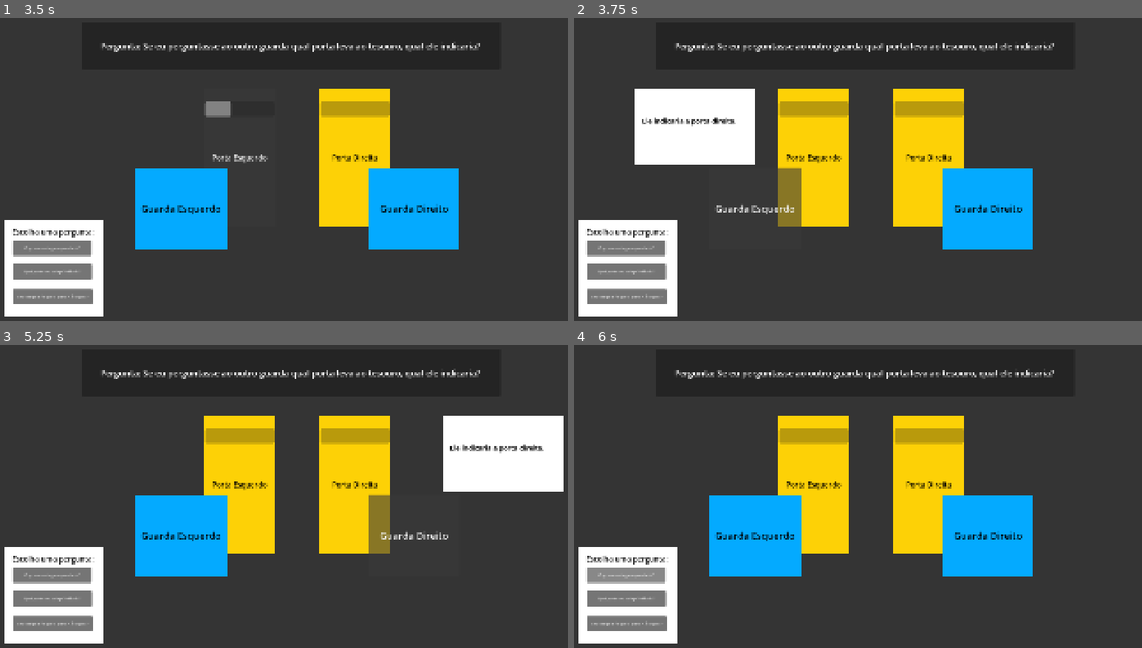
Above: before the commit, frames 1-4 (two rows, left to right).
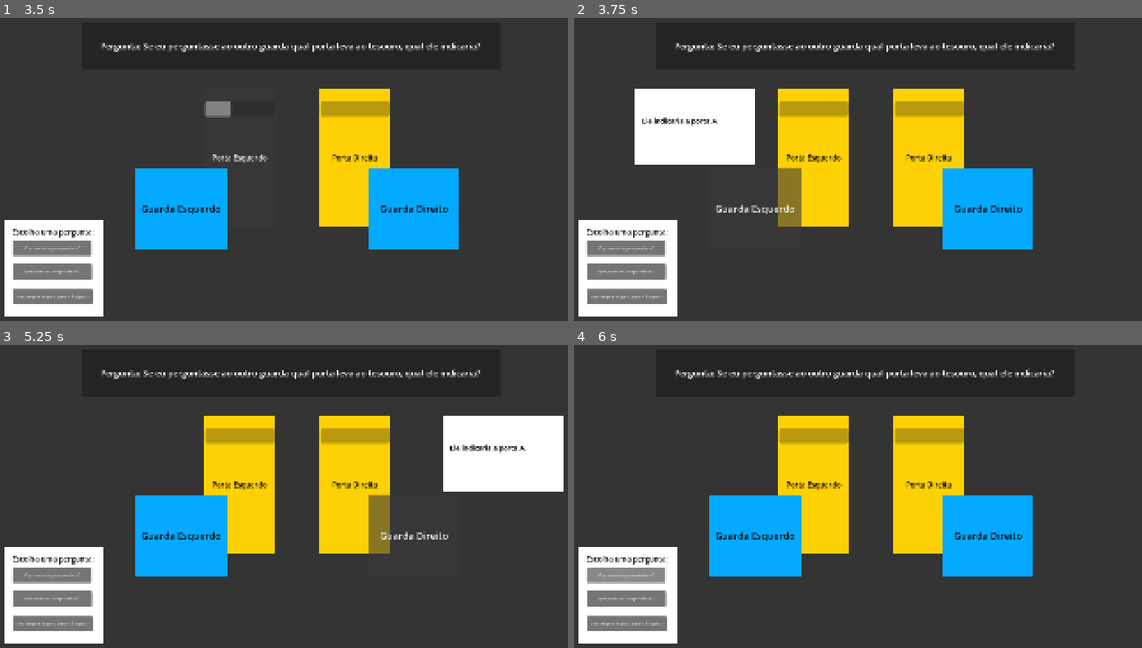
Above: after the commit, the same moments.

Repository: gamedevmeetup/Brackeys-Game-Jam-2026.2---Equipe-2
Game: Godot game, scene res://Scenes/teste_gameplay.tscn
Same seed, same stepped clock (60 frames per second), same inputs: the game is played once before the commit and once after it.
Inputs:
- Up to frame 1 (3.5 s): click "O que seu colega responderia?" at 0.5 s; click "Seu colega diria que a porta …" at 1.25 s; click "Qual porta seu colega indicar…" at 2 s; click "Porta Esquerdo" at 2.75 s
- Up to frame 2 (3.75 s): click "Guarda Esquerdo" at 3.5 s
- Up to frame 3 (5.25 s): click "Porta Direita" at 4.25 s; click "Guarda Direito" at 5 s
- Up to frame 4 (6 s): click "O que seu colega responderia?" at 5.75 s

Frame 1 is identical in both runs. In frame 2, less than 0.1% of the frame differs, in the area x 24-29%, y 32-36%; in frame 3, less than 0.1%; in frame 4, nothing differs.

Commit message:
Adicionando perguntas e respostas
Adicionei no script as outras perguntas e respostas, a partir de um sistema de match

Diff:
--- a/guardas-mentirosos/Scenes/teste_gameplay.tscn
+++ b/guardas-mentirosos/Scenes/teste_gameplay.tscn
@@ -226,6 +226,8 @@
 text = "	Resposta do Guarda Direito"
 
 [connection signal="pressed" from="QuestionsPanel/QuestionButton1" to="." method="_on_question_button_1_pressed"]
+[connection signal="pressed" from="QuestionsPanel/QuestionButton3" to="." method="_on_question_button_3_pressed"]
+[connection signal="pressed" from="QuestionsPanel/QuestionButton2" to="." method="_on_question_button_2_pressed"]
 [connection signal="doorConfirmed" from="DoorRight" to="." method="_on_door_right_door_confirmed"]
 [connection signal="mouse_entered" from="DoorRight" to="DoorRight" method="_on_mouse_entered"]
 [connection signal="mouse_exited" from="DoorRight" to="DoorRight" method="_on_mouse_exited"]
--- a/guardas-mentirosos/Scripts/door.gd
+++ b/guardas-mentirosos/Scripts/door.gd
@@ -1,95 +1,34 @@
 extends Button
-# Define que este script herda de Button.
-# Portanto, ele deve estar anexado a um nó do tipo Button.
 
 signal doorConfirmed(door)
-# Cria um sinal chamado "doorConfirmed".
-# Esse sinal pode avisar outros objetos quando a porta for confirmada.
-# "door" é o parâmetro que será enviado junto com o sinal.
 
 @export var holdTime: float = 2.0
-# Cria uma variável editável pelo Inspector.
-# Define quanto tempo o mouse precisa permanecer sobre o botão.
-# O valor padrão é 2 segundos.
 
 var hoverTime: float = 0.0
-# Guarda quanto tempo o mouse já permaneceu sobre o botão.
-# Começa em 0.
 
 var isHovering: bool = false
-# Indica se o mouse está atualmente sobre o botão.
-# false = não está sobre o botão.
-# true = está sobre o botão.
 
 var confirmed: bool = false
-# Indica se a porta já foi confirmada.
-# Enquanto for false, o jogador ainda pode interagir com a porta.
-# Quando se torna true, a porta não pode mais ser confirmada novamente.
 
 func _process(delta: float) -> void:
-	# _process é executado a cada frame do jogo.
-	# "delta" representa o tempo, em segundos, desde o último frame.
 
 	if isHovering and not confirmed:
-		# Verifica duas condições:
-		# 1. O mouse está sobre o botão.
-		# 2. A porta ainda não foi confirmada.
-		# Só entra nesse bloco se as duas condições forem verdadeiras.
-
 		hoverTime += delta
-		# Soma o tempo passado desde o último frame ao hoverTime.
-		# Dessa forma, conseguimos medir quanto tempo o mouse ficou sobre o botão.
-
 		$ProgressBar.value = (hoverTime / holdTime) * 100.0
-		# Atualiza a ProgressBar de acordo com o tempo de espera.
-		# Exemplo:
-		# holdTime = 2 segundos
-		# hoverTime = 1 segundo
-		# 1 / 2 * 100 = 50
-		# Portanto, a barra ficará em 50%.
-
 		if hoverTime >= holdTime:
-			# Verifica se o tempo necessário foi atingido.
-
 			confirmed = true
-			# Marca a porta como confirmada.
-			# Isso impede que o processo continue contando tempo.
-
 			doorConfirmed.emit(self)
-			# Emite o sinal "doorConfirmed".
-			# "self" envia este próprio botão como argumento.
-			# Quem estiver conectado a esse sinal poderá saber
-			# exatamente qual porta foi confirmada.
 
 func _on_mouse_entered() -> void:
-	# Essa função é chamada quando o mouse entra na área do botão.
-
 	if not confirmed:
-		# Só permite iniciar o processo se a porta ainda não tiver sido confirmada.
-
 		isHovering = true
-		# Informa ao _process que o mouse está sobre o botão.
-		# A partir daqui, hoverTime começa a aumentar.
 
 func _on_mouse_exited() -> void:
-	# Essa função é chamada quando o mouse sai da área do botão.
-
 	if not confirmed:
-		# Só executa se a porta ainda não tiver sido confirmada.
-
 		isHovering = false
-		# Informa que o mouse saiu do botão.
-		# O contador deixa de aumentar.
-
 		hoverTime = 0.0
-		# Reseta o tempo acumulado.
-		# Se o jogador tinha segurado por 1.5 segundos e sair,
-		# terá que começar novamente do zero.
 
 		$ProgressBar.value = 0.0
-		# Também reseta visualmente a barra de progresso.
 
 func _on_door_confirmed() -> void:
-	# Atualmente ela não faz nada.
 	pass # Replace with function body.
-	# "pass" significa simplesmente "não faça nada".
--- a/guardas-mentirosos/Scripts/game.gd
+++ b/guardas-mentirosos/Scripts/game.gd
@@ -1,82 +1,51 @@
 extends Control
-# Define que este script herda de Control.
-# Portanto, ele deve estar anexado a um nó do tipo Control.
-# Esse provavelmente é o nó principal da sua interface/cena.
 
 var correctDoor = "DoorLeft"
-# Guarda o nome da porta correta.
-# Neste momento, a porta correta é "DoorLeft".
-# Importante: essa variável ainda não está sendo utilizada
-# em nenhuma função do código.
+var truthGuard = "GuardLeft"
+var selectedQuestion = 0
 
-var truthGuard = "GuardLeft"
-# Guarda o nome do guarda que fala a verdade.
-# Neste momento, é o "GuardLeft".
-# Assim como correctDoor, essa variável ainda não está sendo
-# utilizada diretamente na lógica.
 
-func select_question() -> void:
-	# Função responsável por selecionar/apresentar uma pergunta.
-	# Atualmente ela simplesmente define o texto das respostas
-	# dos dois guardas.
+func select_question(questionNumber: int) -> void:
+	selectedQuestion = questionNumber
+	match selectedQuestion:
+		1:
+			$SpeechBubbleLeft/AnswerLabelLeft.text = "Ele indicaria a porta B."
+			$SpeechBubbleRight/AnswerLabelRight.text = "Ele indicaria a porta B."
 
-	$SpeechBubbleLeft/AnswerLabelLeft.text = "Ele indicaria a porta direita."
-	# Acessa a caixa de fala do guarda da esquerda.
-	# Dentro dela, acessa o AnswerLabelLeft.
-	# Depois altera o texto exibido para:
-	# "Ele indicaria a porta direita."
+		2:
+			$SpeechBubbleLeft/AnswerLabelLeft.text = "Ele indicaria a porta A."
+			$SpeechBubbleRight/AnswerLabelRight.text = "Ele indicaria a porta A."
 
-	$SpeechBubbleRight/AnswerLabelRight.text = "Ele indicaria a porta direita."
-	# Faz a mesma coisa para o guarda da direita.
-	# Portanto, atualmente os dois guardas mostram a mesma resposta.
+		3:
+			$SpeechBubbleLeft/AnswerLabelLeft.text = "Sim."
+			$SpeechBubbleRight/AnswerLabelRight.text = "Não."
 
 func _on_door_left_door_confirmed(door) -> void:
-	# Esta função é chamada quando o sinal doorConfirmed
-	# da porta esquerda é emitido.
-
 	print("PORTA ESCOLHIDA: ", door.name)
-	# Mostra no console o nome da porta que foi escolhida.
-	# Como o primeiro script envia:
-	# doorConfirmed.emit(self)
-	# o parâmetro "door" aqui recebe o próprio botão da porta.
-	# door.name retorna o nome desse botão.
-	# Exemplo no console:
-	# PORTA ESCOLHIDA: DoorLeft
 
 func _on_door_right_door_confirmed(door) -> void:
-	# Mesma lógica da função anterior,
-	# mas relacionada à porta direita.
-
 	print("PORTA ESCOLHIDA: ", door.name)
-	# Mostra no console o nome da porta direita que foi confirmada.
 
 func _on_guard_right_mouse_entered() -> void:
-	# É chamada quando o mouse entra na área do guarda direito.
-
 	$SpeechBubbleRight.show()
-	# Mostra a caixa de fala do guarda direito.
 
 func _on_guard_right_mouse_exited() -> void:
-	# É chamada quando o mouse sai da área do guarda direito.
-
 	$SpeechBubbleRight.hide()
-	# Esconde a caixa de fala do guarda direito.
 
 func _on_guard_left_mouse_entered() -> void:
-	# É chamada quando o mouse entra na área do guarda esquerdo.
-
 	$SpeechBubbleLeft.show()
-	# Mostra a caixa de fala do guarda esquerdo.
 
 func _on_guard_left_mouse_exited() -> void:
-	# É chamada quando o mouse sai da área do guarda esquerdo.
-
 	$SpeechBubbleLeft.hide()
-	# Esconde a caixa de fala do guarda esquerdo.
 
 func _on_question_button_1_pressed() -> void:
-	# É chamada quando o QuestionButton1 é pressionado.
+	select_question(1)
+	print("Pergunta escolhida: ", selectedQuestion)
 
-	select_question()
-	# Chama a função select_question().
-	# Isso faz os textos dos dois guardas serem atualizados.
+func _on_question_button_2_pressed() -> void:
+	select_question(2)
+	print("Pergunta escolhida: ", selectedQuestion)
+
+func _on_question_button_3_pressed() -> void:
+	select_question(3)
+	print("Pergunta escolhida: ", selectedQuestion)
